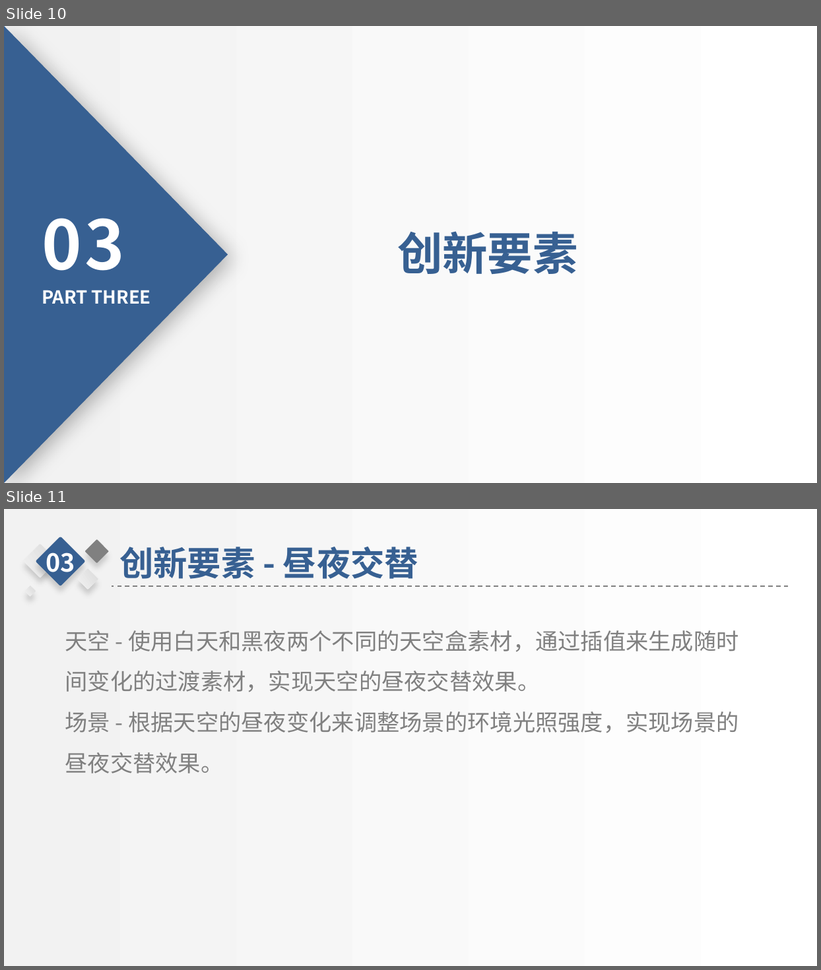
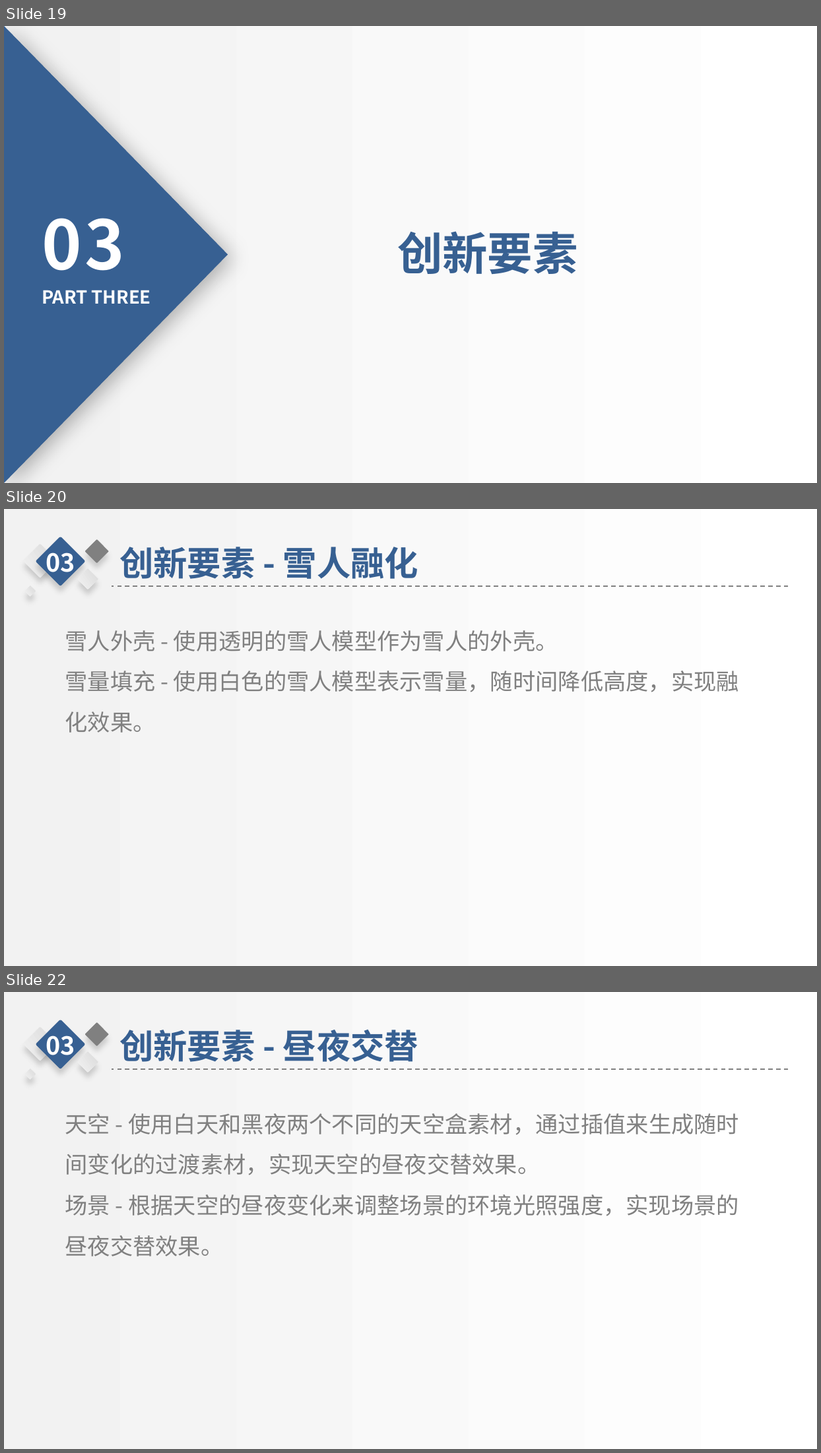
Before and after one commit to sysu-cg/Dashboard, a slide deck: FinalProject_v0/doc/期末展示.pptx. Shown one above the other, each under a label of ours: slides 10 and 11 before the commit, slides 19, 20 and 22 after it; the slides between them are not shown. The pictures are 821x970 and 821x1453 pixels, drawn with LibreOffice and Linux fonts; fonts in the diff are those of the drawing; background and template pictures are left out. Boxes give left, top, right and bottom in pixels: in the first picture for what was removed or moved away, otherwise in the second. Text is boxed around its words. In the diff, an @@ line names an element or a change of style, - is before the commit and + after.

```diff
--- a/FinalProject_v0/doc/期末展示.pptx
+++ b/FinalProject_v0/doc/期末展示.pptx
@@ slide 20 added at (x1=4, y1=509, x2=817, y2=966), background picture (left out); not listed: 1 template element that a slide beside it also shows @@
@@ group added at (x1=24, y1=537, x2=789, y2=597): 5 rounded rectangles, 2 texts, 1 line @@
+创新要素 - 雪人融化
+03
@@ text added at (x1=65, y1=630, x2=739, y2=733), 20 pt, text #808080 @@
+雪人外壳 - 使用透明的雪人模型作为雪人的外壳。
+雪量填充 - 使用白色的雪人模型表示雪量，随时间降低高度，实现融化效果。
@@ what was slide 10 is now slide 19 @@
@@ what was slide 11 is now slide 22 @@
```
Also in this commit, not shown: 11 other slides added, 4 other files.
